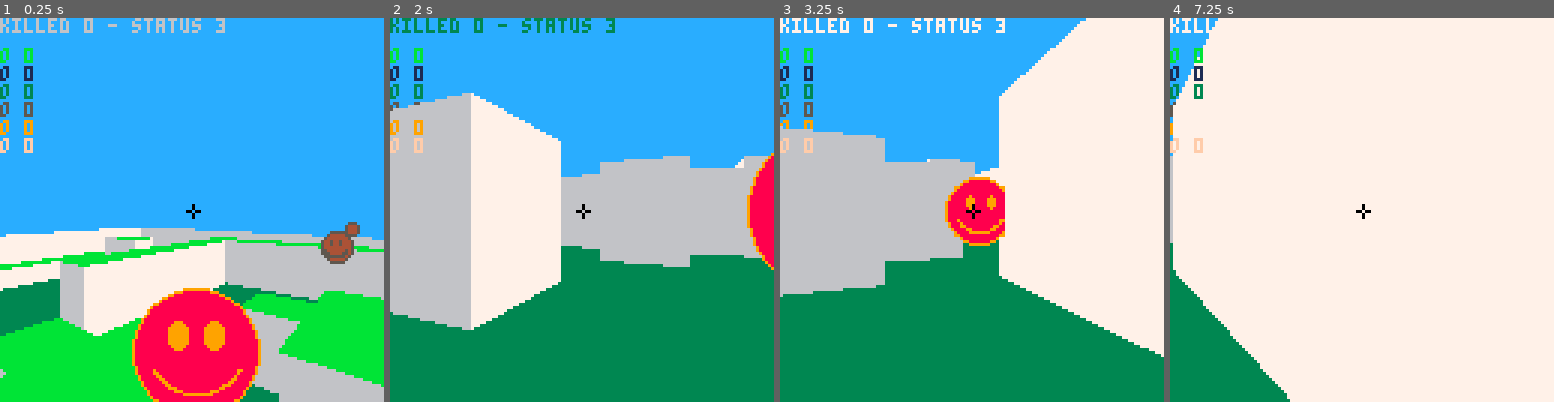
Above: before the commit, frames 1-4 (left to right).
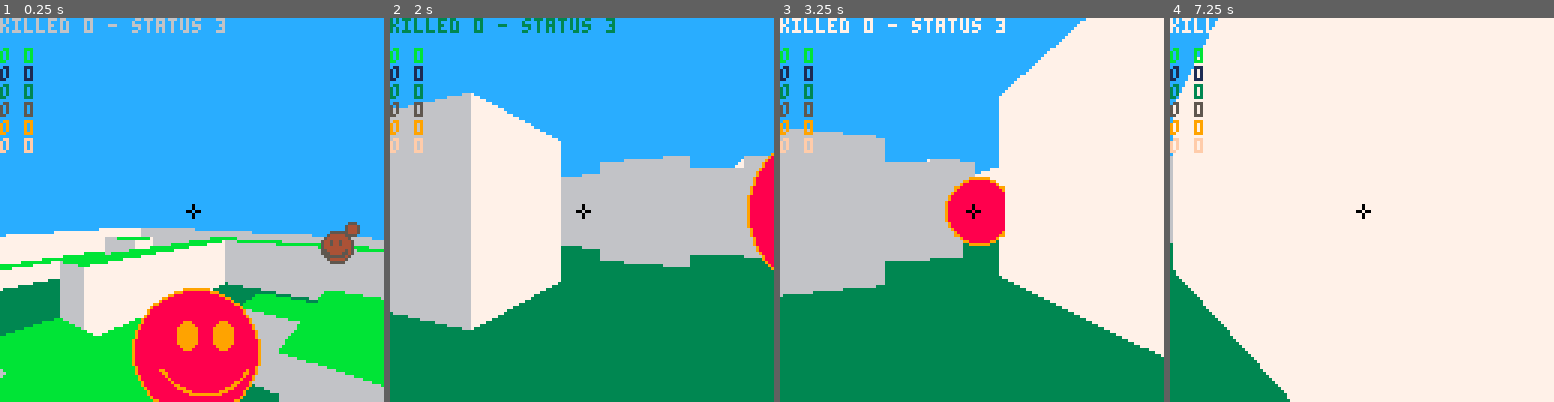
Above: after the commit, the same moments.

Repository: gotsunami/picomaze
Game: PICO-8 cartridge picomaze.p8
The game is run twice, just before and just after one commit, with the same random seed, the same clock (stepped at 60 frames per second) and the same inputs.
Inputs:
- Up to frame 1 (0.25 s): no input
- Up to frame 2 (2 s): tap O (Z key) at 0.7, 1.7 s; hold Right from 1.6 s (still down)
- Up to frame 3 (3.25 s): release Right at 2.1 s; tap O (Z key) at 2.1, 2.5, 2.9 s; hold Up 2.15-2.42 s; hold Right 2.47-3.03 s; hold Left from 3.08 s (still down)
- Up to frame 4 (7.25 s): tap O (Z key) every 0.4 s from 3.3 to 6.9 s; release Left at 3.58 s; hold Down 3.63-3.97 s; hold Right 4.02-4.68 s; hold Up 4.73-5.03 s; hold Left 5.08-5.68 s; hold Down 5.73-6.03 s; hold Right 6.08-6.58 s; hold Right 6.63-7.13 s; hold Up from 7.18 s (still down)

The runs differ from the first frame. In frame 1, 1.1% of the frame differs, in the area x 39-65%, y 78-99%; in frame 2, less than 0.1%; in frame 3, 0.3%; in frame 4, 0.2%.

Commit message:
3D faces

Diff:
--- a/picomaze.p8
+++ b/picomaze.p8
@@ -164,31 +164,46 @@
    circfill(cx,cy,r,sm.cl[1])
    circ(cx,cy,r,sm.cl[2])
 
-   -- eyes
-   circfill(cx-r/3.5,cy-r/3.5,r/7,sm.cl[2])
-   circfill(cx-r/3.5,cy-r/4.6,r/6,sm.cl[2])
-   circfill(cx-r/3.5,cy-r/6,r/7,sm.cl[2])
-
-   circfill(cx+r/3.5,cy-r/3.5,r/7,sm.cl[2])
-   circfill(cx+r/3.5,cy-r/4.6,r/6,sm.cl[2])
-   circfill(cx+r/3.5,cy-r/6,r/7,sm.cl[2])
+   -- compute a rotation angle to draw the face
+   local rot = ((pl.d - sm.d) + 1) % 1
+   if rot > 0.8 or rot < 0.2 then
+      return 0
+   end
+   rot = (0.5 - rot) * 2 * r
+
+   -- eyes --
+   if -rot < r/2 then
+      circfill(cx-r/3.5+rot,cy-r/3.5,r/7,sm.cl[2])
+      circfill(cx-r/3.5+rot,cy-r/4.6,r/6,sm.cl[2])
+      circfill(cx-r/3.5+rot,cy-r/6,r/7,sm.cl[2])
+   end
+
+   if rot < r/2 then
+      circfill(cx+r/3.5+rot,cy-r/3.5,r/7,sm.cl[2])
+      circfill(cx+r/3.5+rot,cy-r/4.6,r/6,sm.cl[2])
+      circfill(cx+r/3.5+rot,cy-r/6,r/7,sm.cl[2])
+   end
 
    -- mouth
    if (sm.l == 3) then       -- happy
-      local x, y, r = cx, cy-r*0.1, r/1.3
+      local x, y, r2 = cx, cy-r*0.1, r/1.3
       for angle = 210, 330.0 do
-	 local ptx, pty = x + r * cos( angle / 360 ), y + r * sin( angle / 360 )
-	 pset( ptx, pty,sm.cl[2])
+	 local ptx, pty = x + rot + r2 * cos( angle / 360 ), y + r2 * sin( angle / 360 )
+	 if (sqrt((ptx - cx)^2 + (pty -cy)^2) <= r) then
+	    pset(ptx, pty, sm.cl[2])
+	 end
       end
    end
    if (flr(sm.l) == 2) then       -- neutral
-      line(cx-r/2,cy+r/3,cx+r/2,cy+r/3,sm.cl[2])
+      line(cx-r/2+rot,cy+r/3,cx+r/2+rot,cy+r/3,sm.cl[2])
    end
    if (flr(sm.l) == 1) then       -- unhappy
-      local x, y, r = cx, cy+r, r/1.3
+      local x, y, r2 = cx, cy+r, r/1.3
       for angle = 30, 150.0 do
-	 local ptx, pty = x + r * cos( angle / 360 ), y + r * sin( angle / 360 )
-	 pset( ptx, pty,sm.cl[2])
+	 local ptx, pty = x + rot + r2 * cos( angle / 360 ), y + r2 * sin( angle / 360 )
+	 if (sqrt((ptx - cx)^2 + (pty -cy)^2) <= r) then
+	    pset(ptx, pty, sm.cl[2])
+	 end
       end
    end
 end
@@ -247,10 +262,8 @@
     cnt -= 1
  end
 
- -- draw bullets and scores
- cursor(0,10)
+ -- draw bullets
  for en in all(pls) do
-    color(en.id+1) print("o "..en.s)
     draw_bullet(en)
  end
 
@@ -393,7 +406,7 @@
       -- scores
       cursor(0,10)
       for en in all(pls) do
---	 color(en.id+1) print("o "..en.s)
+	 color(en.id+1) print("o "..en.s)
       end
    else
       cursor(45,5) color(0)
